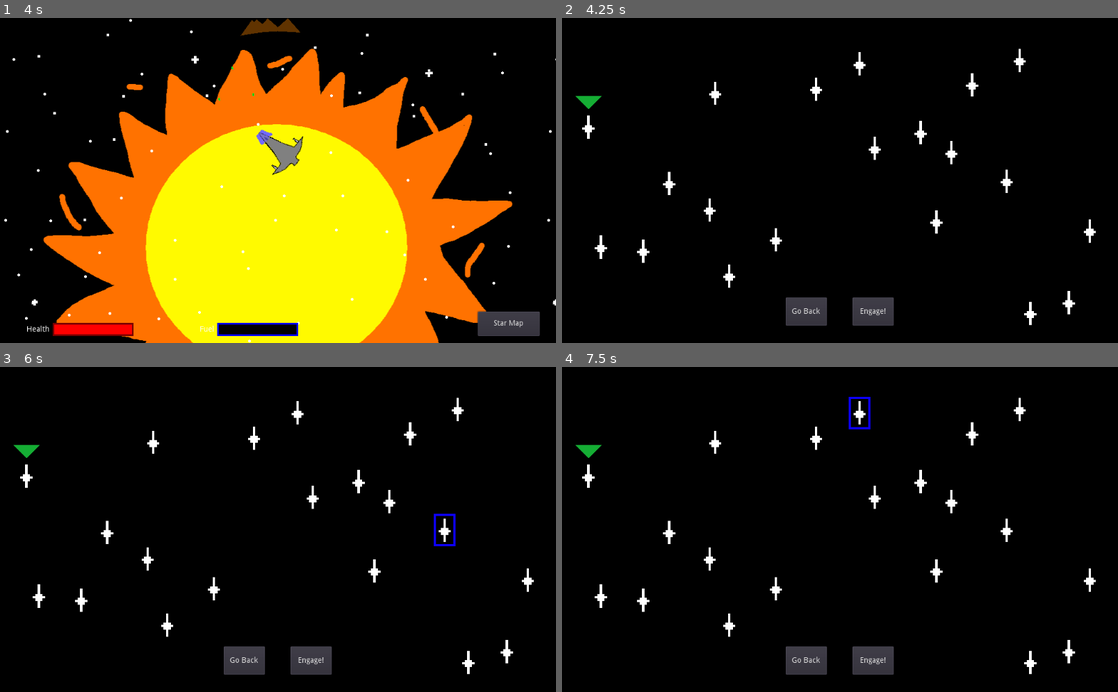
Above: before the commit, frames 1-4 (two rows, left to right).
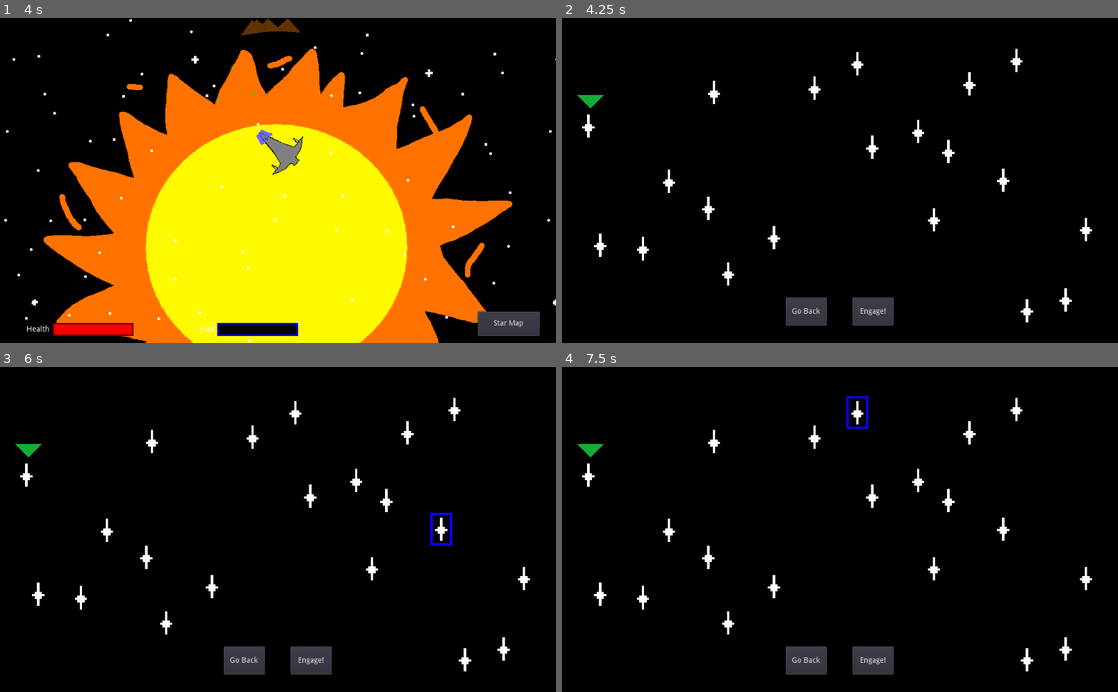
Above: after the commit, the same moments.

Repository: jlpatter/GodotSpaceShooter
Game: Godot game, scene res://src/Misc/GippiesSplash.tscn
Same seed, same stepped clock (60 frames per second), same inputs: the game is played once before the commit and once after it.
Inputs (mouse positions are in pixels of both pictures, inside the frame that each line leads up to):
- Up to frame 1 (4 s): tap Enter at 0.5, 2 s; hold D (move_right) 0.53-1.28 s; tap Space (shoot) at 0.6, 1.25, 1.35, 2.1, 2.75, 2.85, 3.6 s; hold A (move_left) 1.28-2.03 s; hold D (move_right) 2.03-2.78 s; hold W (move_up) 2.78-3.53 s; hold A (move_left) from 3.53 s (still down)
- Up to frame 2 (4.25 s): keep holding A (move_left); tap M (map) at 4.15 s
- Up to frame 3 (6 s): release A (move_left) at 4.25 s; click (27, 477) at 4.27 s; click (27, 474) at 5.02 s; click (444, 529) at 5.77 s
- Up to frame 4 (7.5 s): click (667, 532) at 6.52 s; click (856, 412) at 7.27 s

Frame 1 is identical in both runs. In frame 2, 1.4% of the frame differs, in the area x 2-96%, y 9-95%; in frame 3, 1.7%; in frame 4, 1.6%.

Commit message:
Added stars that have been previously visited

Diff:
--- a/src/LevelVariables.gd
+++ b/src/LevelVariables.gd
@@ -5,4 +5,5 @@
 
 class Location:
 	var is_current = false
+	var is_visited = false
 	var position = Vector2.ZERO
--- a/src/Levels/DestinationMarker.gd
+++ b/src/Levels/DestinationMarker.gd
@@ -1,4 +1,4 @@
-extends TextureButton
+extends Control
 
 var id = -1
 var is_current = false
@@ -12,11 +12,11 @@
 			return true
 	return false
 
-func _on_DestinationMarker_toggled(button_pressed):
+func _on_Button_toggled(button_pressed):
 	if button_pressed:
 		if is_current:
-			pressed = false
+			$Button.pressed = false
 		else:
 			for c in get_parent().get_children():
-				if c != self and c.pressed:
-					c.pressed = false
+				if c != self and c.get_node("Button").pressed:
+					c.get_node("Button").pressed = false
--- a/src/Levels/DestinationMarker.tscn
+++ b/src/Levels/DestinationMarker.tscn
@@ -1,19 +1,33 @@
-[gd_scene load_steps=4 format=2]
+[gd_scene load_steps=5 format=2]
 
 [ext_resource path="res://Assets/Star.png" type="Texture" id=1]
 [ext_resource path="res://Assets/StarSelected.png" type="Texture" id=2]
 [ext_resource path="res://src/Levels/DestinationMarker.gd" type="Script" id=3]
+[ext_resource path="res://Assets/StarVisited.png" type="Texture" id=4]
 
-[node name="DestinationMarker" type="TextureButton"]
+[node name="DestinationMarker" type="Control"]
+margin_right = 52.0
+margin_bottom = 91.0
+script = ExtResource( 3 )
+__meta__ = {
+"_edit_use_anchors_": false
+}
+
+[node name="StarVisited" type="Sprite" parent="."]
+visible = false
+position = Vector2( 22.8349, 42.6104 )
+scale = Vector2( 4.11815, 4.49678 )
+texture = ExtResource( 4 )
+
+[node name="Button" type="TextureButton" parent="."]
 margin_right = 45.0
 margin_bottom = 86.0
 toggle_mode = true
 texture_normal = ExtResource( 1 )
 texture_pressed = ExtResource( 2 )
 expand = true
-script = ExtResource( 3 )
 __meta__ = {
 "_edit_use_anchors_": false
 }
 
-[connection signal="toggled" from="." to="." method="_on_DestinationMarker_toggled"]
+[connection signal="toggled" from="Button" to="." method="_on_Button_toggled"]
--- a/src/Levels/Map.gd
+++ b/src/Levels/Map.gd
@@ -33,6 +33,9 @@
 			dest_marker.id = i
 			dest_marker.is_current = LevelVariables.locations[i].is_current
 			dest_marker.rect_position = LevelVariables.locations[i].position
+			if LevelVariables.locations[i].is_visited:
+				dest_marker.get_node("Button").hide()
+				dest_marker.get_node("StarVisited").show()
 			if dest_marker.is_current:
 				$CurrentPointer.position.x = dest_marker.rect_position.x + dest_marker.rect_size.x / 2.0 + 2.5
 				$CurrentPointer.position.y = dest_marker.rect_position.y - 15.0
@@ -40,7 +43,7 @@
 func _on_EngageButton_pressed():
 	var pressed_destinations = []
 	for c in $Destinations.get_children():
-		if c.pressed:
+		if c.get_node("Button").pressed:
 			pressed_destinations.append(c)
 	if pressed_destinations.size() < 1:
 		$OutputLabel.text = "Please select a destination"
@@ -55,6 +58,7 @@
 		for c in $Destinations.get_children():
 			if c.is_current:
 				LevelVariables.locations[c.id].is_current = false
+				LevelVariables.locations[c.id].is_visited = true
 		LevelVariables.locations[pressed_destinations[0].id].is_current = true
 		get_parent().get_parent().get_node("Player").decrease_fuel(20)
 		get_parent().get_parent().get_node("Player").activate_map()
Binary file added: Assets/StarVisited.png
Not shown, added: Assets/StarVisited.png.import
Not shown, added: Assets/StarSelected.kra
Not shown, added: Assets/StarVisited.kra
